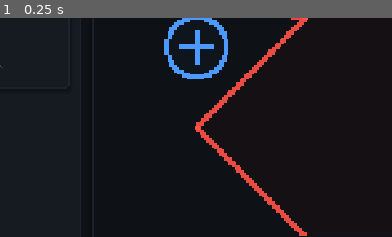
Above: before the commit, frame 1.
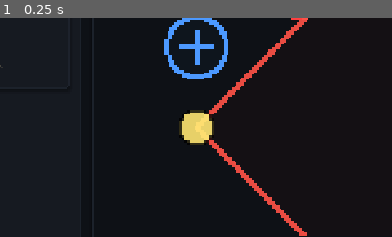
Above: after the commit, the same moment.

Repository: lenzerevans1995-coder/IsoArpg
Game: Godot game, scene res://dev_scenes/skill_editor.tscn
Two runs of this game, one before a commit and one after it. Both use one fixed random seed, a clock stepped at 60 frames per second and the inputs below. This scene is started directly instead of the project's main scene.
Inputs:
- Up to frame 1 (0.25 s): no input
The pictures show only the part of the screen within x 31-81%, y 47-97%; the shares and areas given below are measured in that part.

The runs differ from the first frame. In frame 1, 1.2% of the frame differs, in the area x 45-55%, y 42-58%.

Commit message:
Skill editor: draggable damage area + damage_offset on SkillDef
Adds a yellow center handle on the red damage-area overlay in the
preview viewport. Drag it to move the area's origin relative to the
player — the offset is saved as a new `damage_offset: Vector2` on
SkillDef and re-applied when the skill is reloaded later.

Why: skills like a slam-in-front-of-the-player or a behind-the-back
sweep want their hitbox NOT centered on the body. The shape dropdown,
range, and angle stay the same; only the area's origin moves.

The overlay obeys the editor's existing _drag_owner gate so dragging
the area can't accidentally also drag offset markers / dummy enemy.

Co-Authored-By: Claude Opus 4.7 (1M context) <noreply@anthropic.com>

Diff:
--- a/dev_scenes/skill_editor.gd
+++ b/dev_scenes/skill_editor.gd
@@ -872,7 +872,9 @@
 	var sc := GDScript.new()
 	sc.source_code = """
 extends Node2D
+const HANDLE_R := 7.0
 var editor_ref: Node = null
+var _drag := false
 func _process(_d: float) -> void:
 	queue_redraw()
 func _draw() -> void:
@@ -881,8 +883,6 @@
 	var shape: String = String(def.damage_shape)
 	var rng: float = float(def.damage_range)
 	var ang: float = deg_to_rad(float(def.damage_angle_deg))
-	# Forward = right (+x) in editor preview. Players in-game face the
-	# cursor; here we pick a stable forward so the cone doesn't spin.
 	var fwd: Vector2 = Vector2(1, 0)
 	var fill := Color(1.0, 0.32, 0.28, 0.18)
 	var line := Color(1.0, 0.32, 0.28, 0.95)
@@ -891,7 +891,6 @@
 			draw_circle(Vector2.ZERO, rng, fill)
 			draw_arc(Vector2.ZERO, rng, 0.0, TAU, 64, line, 2.0)
 		'cone':
-			# Filled sector: triangulate the half-cone with a small step.
 			var half: float = ang * 0.5
 			var steps: int = 32
 			var pts := PackedVector2Array()
@@ -904,18 +903,38 @@
 			var cols := PackedColorArray()
 			for i in pts.size(): cols.append(fill)
 			draw_polygon(pts, cols)
-			# Outline edges + arc.
 			draw_line(Vector2.ZERO, fwd.rotated(-half) * rng, line, 2.0)
 			draw_line(Vector2.ZERO, fwd.rotated( half) * rng, line, 2.0)
 			draw_arc(Vector2.ZERO, rng, fwd.angle() - half, fwd.angle() + half, 32, line, 2.0)
 		'single':
-			# Marker at the nearest-front-enemy spot: along forward, range away.
 			var p := fwd * rng
 			draw_circle(p, 8.0, fill)
 			draw_arc(p, 8.0, 0.0, TAU, 24, line, 2.0)
 			draw_line(Vector2.ZERO, p, line, 1.0)
 		_:
-			pass  # 'none' = no overlay
+			pass
+	# Center drag handle — a yellow ring on the area's origin so the
+	# user has a clear grip to move the whole damage area.
+	if shape != 'none':
+		draw_circle(Vector2.ZERO, HANDLE_R, Color(1, 0.9, 0.45, 0.95))
+		draw_arc(Vector2.ZERO, HANDLE_R, 0.0, TAU, 20, Color(0, 0, 0, 0.8), 1.0)
+func _input(ev: InputEvent) -> void:
+	if editor_ref == null or editor_ref._def == null: return
+	if String(editor_ref._def.damage_shape) == 'none': return
+	if ev is InputEventMouseButton and ev.button_index == MOUSE_BUTTON_LEFT:
+		var lp := get_local_mouse_position()
+		if ev.pressed and lp.length() < HANDLE_R + 4:
+			if editor_ref._drag_owner == null:
+				_drag = true
+				editor_ref._drag_owner = self
+		elif not ev.pressed:
+			if _drag and editor_ref._drag_owner == self:
+				editor_ref._drag_owner = null
+			_drag = false
+	elif ev is InputEventMouseMotion and _drag:
+		position += get_local_mouse_position()
+		# Save the offset relative to the player anchor so it persists.
+		editor_ref._def.damage_offset = position - editor_ref._PREVIEW_PLAYER_POS
 """
 	sc.reload()
 	n.set_script(sc)
@@ -1212,6 +1231,9 @@
 			_f_dmg_shape.selected = s_idx
 		_f_dmg_range.value = float(_def.damage_range)
 		_f_dmg_angle.value = float(_def.damage_angle_deg)
+		# Position the overlay so its drag handle sits on the saved offset.
+		if _damage_overlay:
+			(_damage_overlay as Node2D).position = _PREVIEW_PLAYER_POS + _def.damage_offset
 		_refresh_damage_overlay()
 
 func _set_option_to_value(ob: OptionButton, options: Array, value: String) -> void:
--- a/skill_def.gd
+++ b/skill_def.gd
@@ -94,3 +94,8 @@
 @export_enum("cone", "circle", "single", "none") var damage_shape: String = "cone"
 @export var damage_range: float = 110.0       # px
 @export var damage_angle_deg: float = 90.0    # full cone width (cone only)
+# Offset of the damage-area center from the caster's position. Lets a
+# skill drop its hitbox in front / beside / behind the player rather
+# than always centered on the body. Configured visually in the skill
+# editor by dragging the red shape overlay.
+@export var damage_offset: Vector2 = Vector2.ZERO
